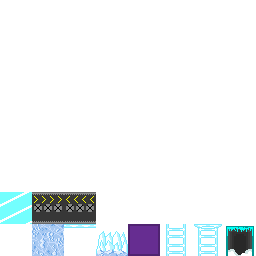
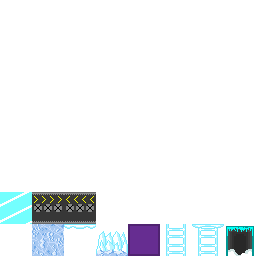
Layer changes from the first (256, 256) image to the second:
added group "Kevin's" with 5 layers above "Clayton's" over (64, 224, 224, 251)
moved "tile_spikes_tundra" into group "Kevin's", painted on it over (105, 238, 123, 251)
added layer "Layer 2" in group "Kevin's" over (64, 225, 96, 229)
moved "tile_ladderPlatform_tundra" into group "Kevin's", painted on it over (192, 224, 224, 228)
added group "Clayton's" with 11 layers above "Color Fill 1" over (64, 224, 224, 251)
hid "Layer 1", moved it into group "Clayton's", painted on it over (64, 225, 123, 251)
